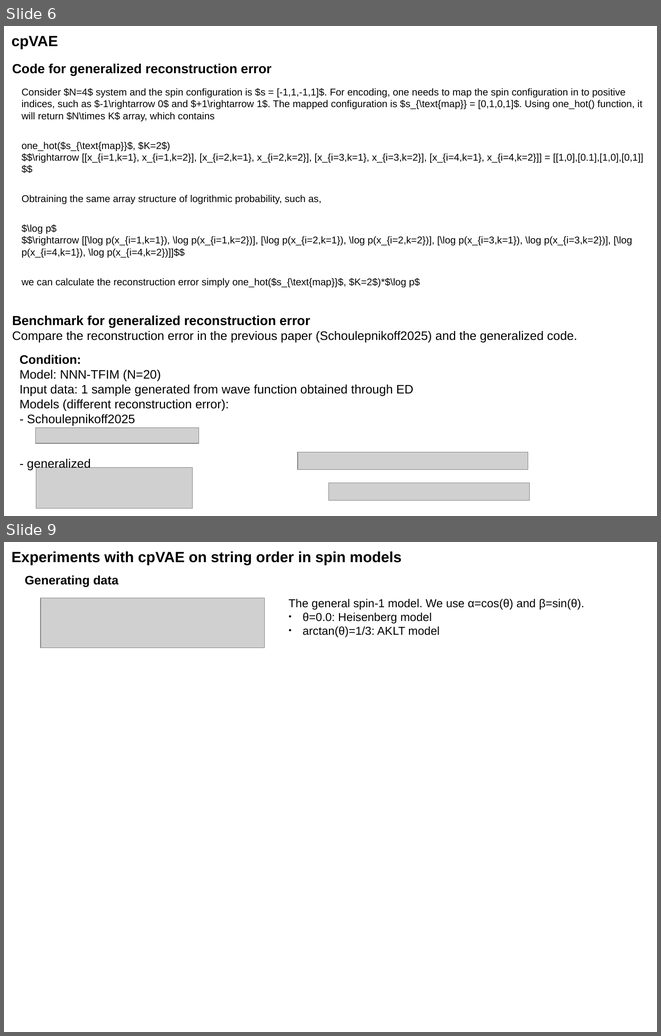
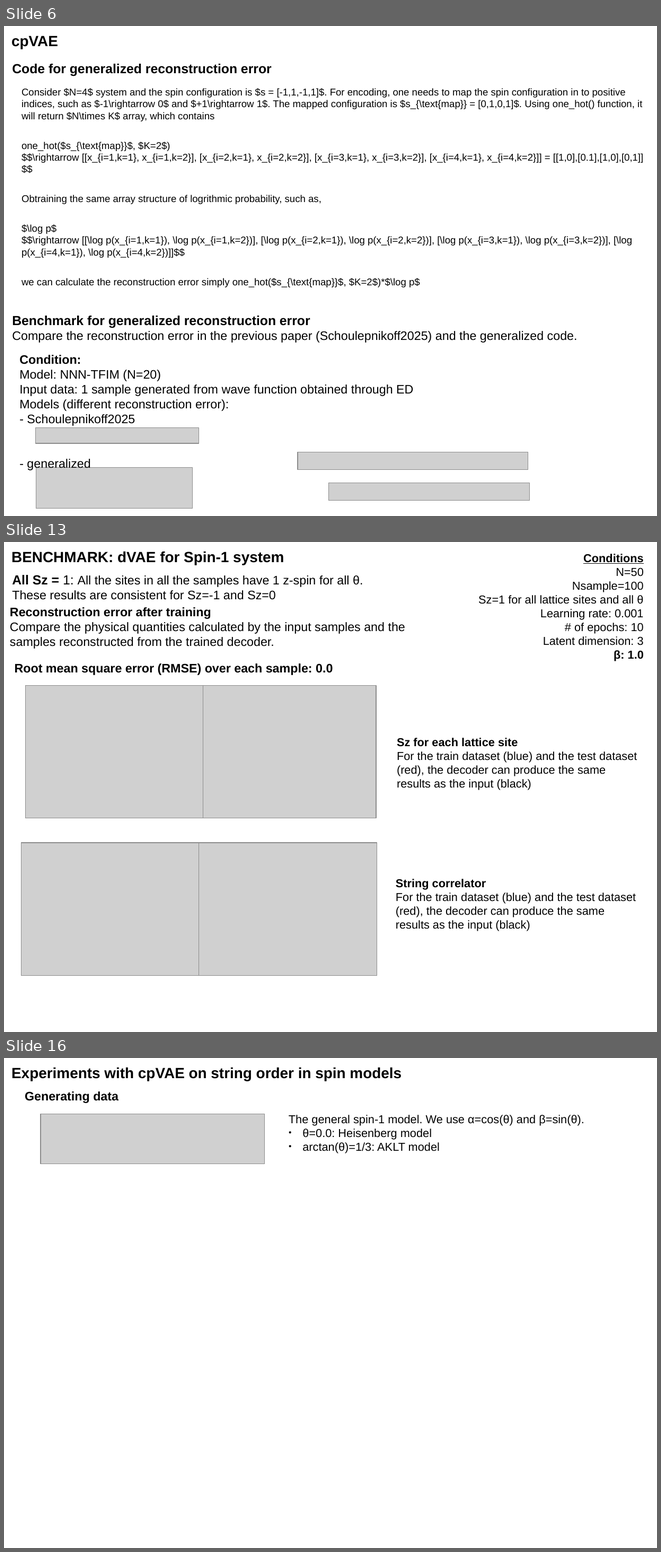
Before and after one commit to YumaAL/pcVAE, a slide deck: slide.odp. Shown one above the other, each under a label of ours: slides 6 and 9 before the commit, slides 6, 13 and 16 after it; the slides between them are not shown. The pictures are 661x1036 and 661x1552 pixels, drawn with LibreOffice and Linux fonts; fonts in the diff are those of the drawing; grey boxes stand for pictures. Boxes give left, top, right and bottom in pixels: in the first picture for what was removed or moved away, otherwise in the second. Text is boxed around its words. In the diff, an @@ line names an element or a change of style, - is before the commit and + after.

Commit message:
benchmarked

```diff
--- a/slide.odp
+++ b/slide.odp
@@ slide 13 added at (4, 542, 657, 1032), background #FFFFFF @@
@@ text added at (11, 551, 284, 565), 18 pt, text #000000, bold @@
+BENCHMARK: dVAE for Spin-1 system
@@ text added at (478, 554, 644, 661), 14 pt, text #000000 @@
+Conditions
+N=50
+Nsample=100
+Sz=1 for all lattice sites and all θ
+Learning rate: 0.001
+# of epochs: 10
+Latent dimension: 3
+β: 1.0
@@ text added at (12, 575, 363, 600), 15 pt, text #000000 @@
+All Sz = 1: All the sites in all the samples have 1 z-spin for all θ.
+These results are consistent for Sz=-1 and Sz=0
@@ text added at (10, 607, 405, 649), 15 pt, text #000000 @@
+Reconstruction error after training
+Compare the physical quantities calculated by the input samples and the samples reconstructed from the trained decoder.
@@ text added at (15, 663, 333, 675), 15 pt, text #000000, bold @@
+Root mean square error (RMSE) over each sample: 0.0
@@ picture added at (25, 686, 203, 818) @@
@@ picture added at (199, 686, 376, 818) @@
@@ text added at (397, 738, 637, 790), 14 pt, text #000000 @@
+Sz for each lattice site
+For the train dataset (blue) and the test dataset (red), the decoder can produce the same results as the input (black)
@@ picture added at (21, 843, 199, 975) @@
@@ picture added at (199, 843, 377, 975) @@
@@ text added at (396, 879, 636, 931), 14 pt, text #000000 @@
+String correlator
+For the train dataset (blue) and the test dataset (red), the decoder can produce the same results as the input (black)
@@ what was slide 9 is now slide 16 @@
```
Also in this commit, not shown: 3 slides changed, 6 other slides added, 3 other files.
